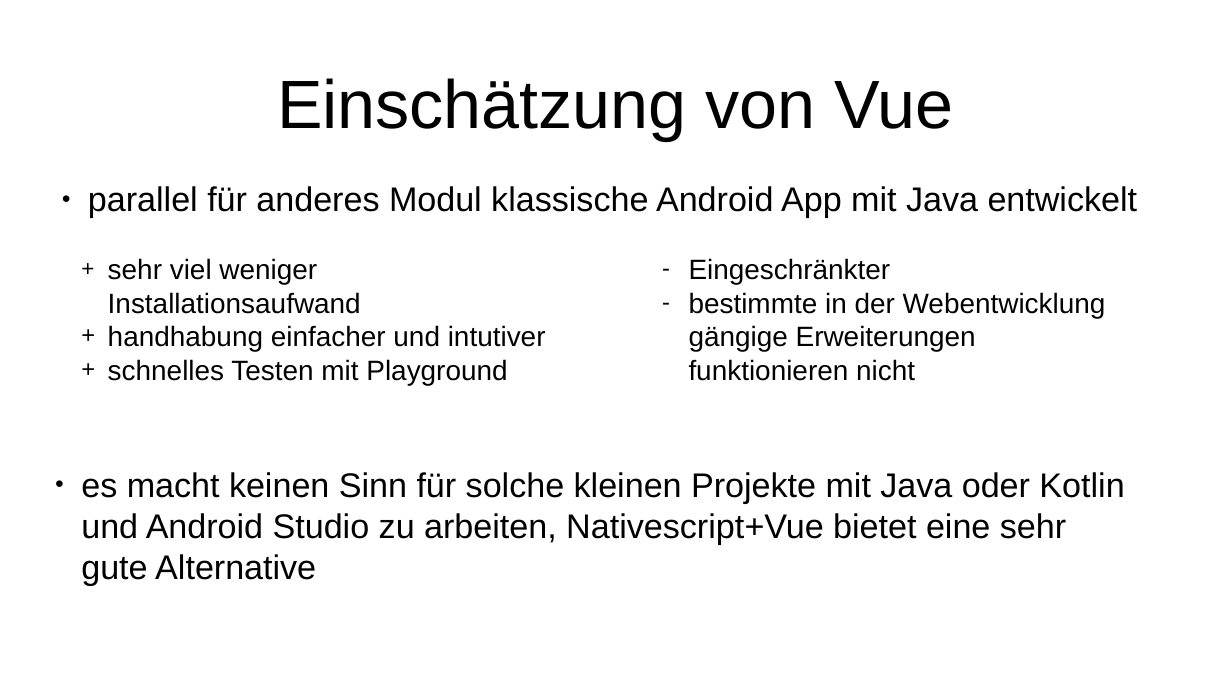
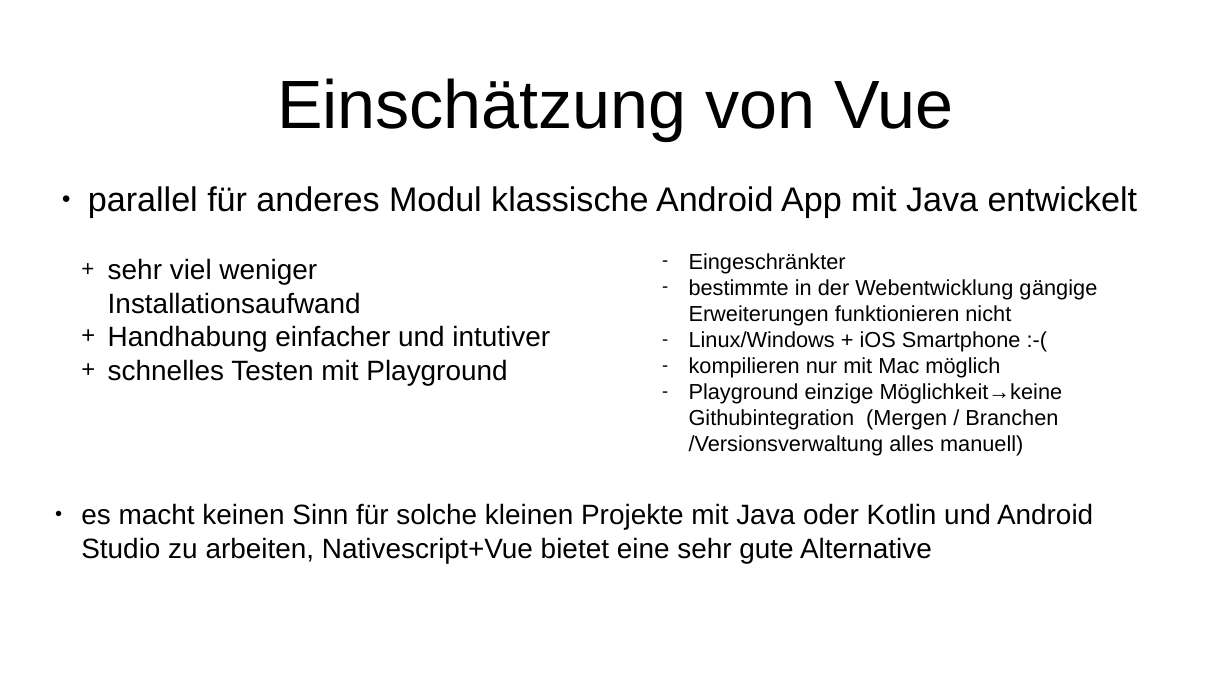
Before and after one commit to pigutsche/dosi_calc, a slide deck: slide 9 of Präsentation/präs.odp (slide 4 before the commit). Drawn at 1232x693 pixels with LibreOffice and Linux fonts; fonts in the diff are those of the drawing. Boxes give left, top, right and bottom in pixels: in the first picture for what was removed or moved away, otherwise in the second. Text is boxed around its words. In the diff, an @@ line names an element or a change of style, - is before the commit and + after.

```diff
--- a/Präsentation/präs.odp
+++ b/Präsentation/präs.odp
@@ text at (689,253,1097,326): size 18 to 14 pt in "Eingeschränkter", "bestimmte in der Webentwicklung gängige Erweiterungen funkti ..." @@
@@ text at (108,325,550,352): text changed @@
-+ handhabung einfacher und intutiver
++ Handhabung einfacher und intutiver
@@ text at (689,331,1063,456): paragraphs added @@
+– Linux/Windows + iOS Smartphone :-(
+– kompilieren nur mit Mac möglich
+– Playground einzige Möglichkeit→keine Githubintegration (Mergen / Branchen /Versionsverwaltung alles manuell)
@@ text "es macht keinen Sinn für ..." at (81,503,1093,563): size 22 to 18 pt @@
```
Also in this commit, not shown: 2 other slides changed, 5 slides added.
